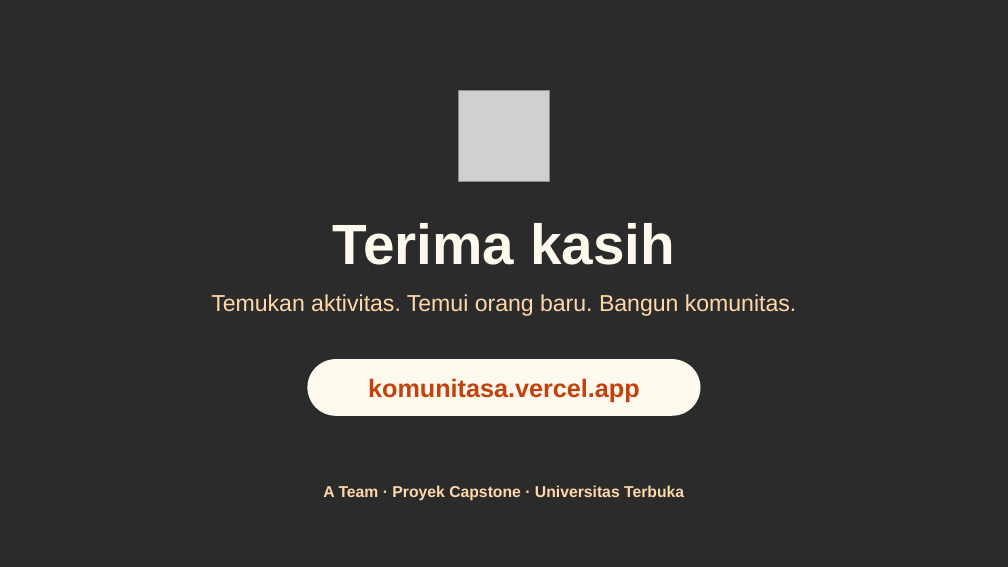
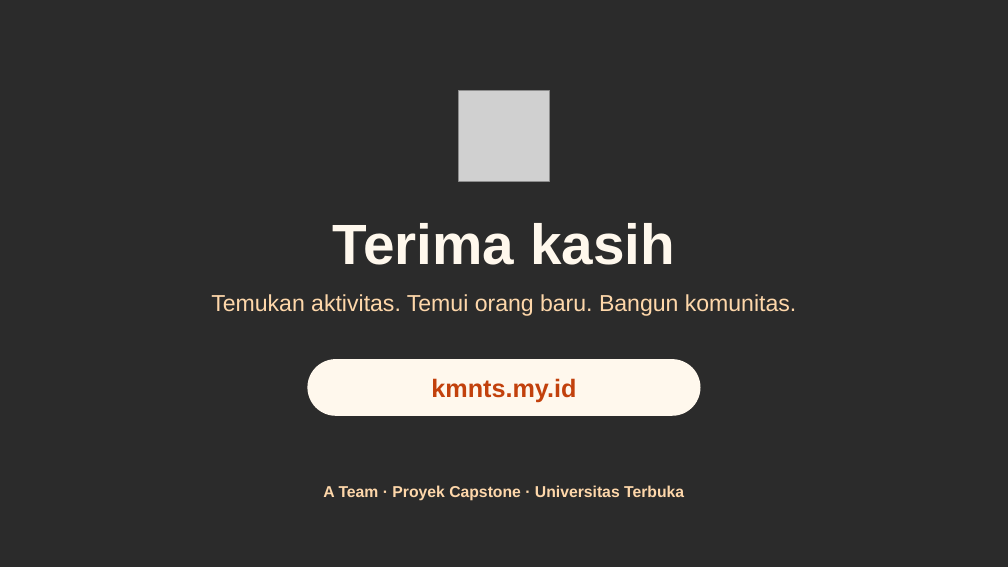
Before and after one commit to NebsPutra/Capstone-Dummy, a slide deck: slide 24 of flyer/PITCH DECK CAPSTONE.pptx. Drawn at 1008x567 pixels with LibreOffice and Linux fonts; fonts in the diff are those of the drawing; grey boxes stand for pictures; background and template pictures are left out; a plain dark background stands for a picture behind light text. Boxes give left, top, right and bottom in pixels: in the first picture for what was removed or moved away, otherwise in the second. Text is boxed around its words. In the diff, an @@ line names an element or a change of style, - is before the commit and + after.

```diff
--- a/flyer/PITCH DECK CAPSTONE.pptx
+++ b/flyer/PITCH DECK CAPSTONE.pptx
@@ text at box(431, 378, 576, 403): text changed @@
-komunitasa.vercel.app
+kmnts.my.id
```
Also in this commit, not shown: 3 other slides changed, 15 other files.
